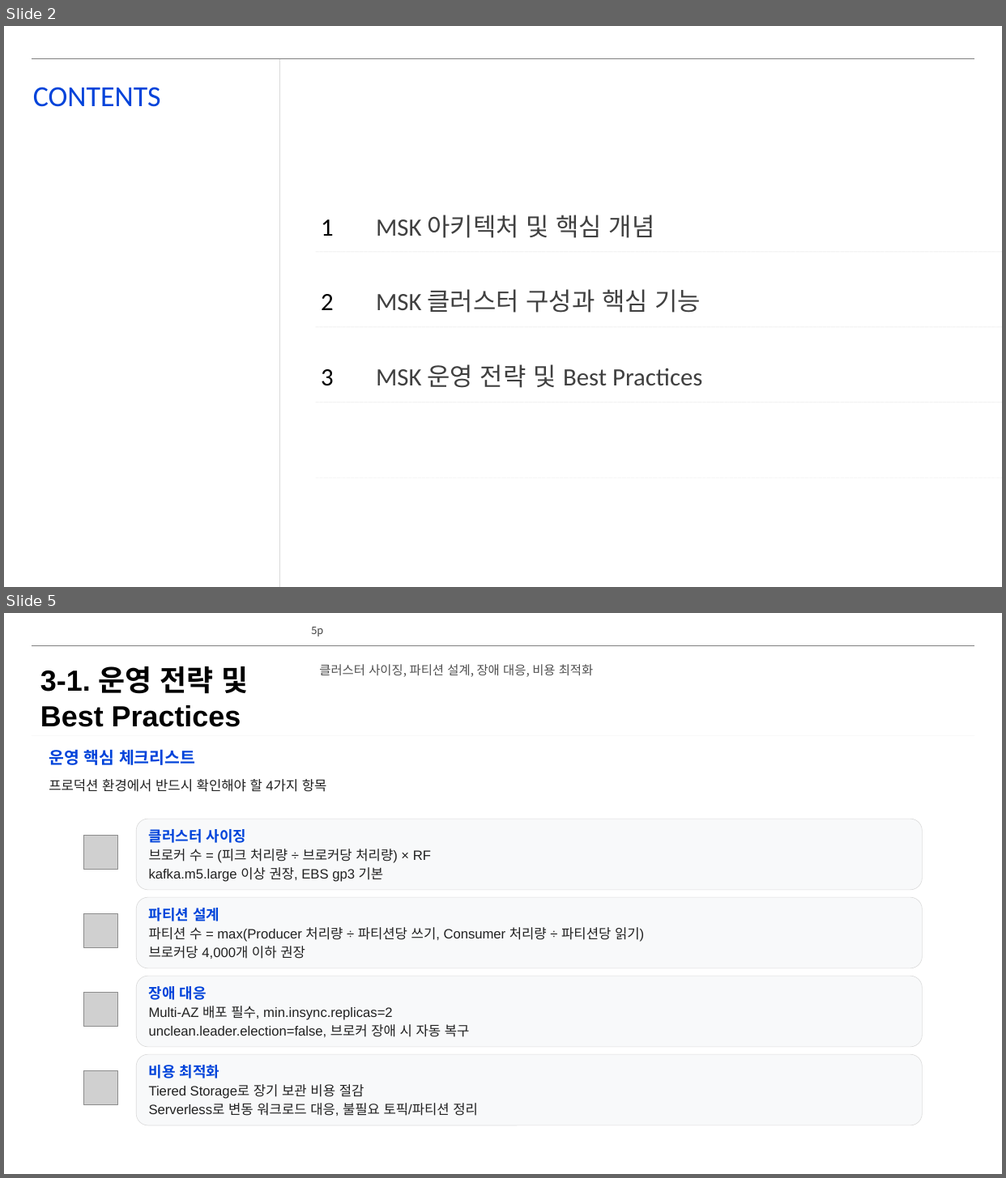
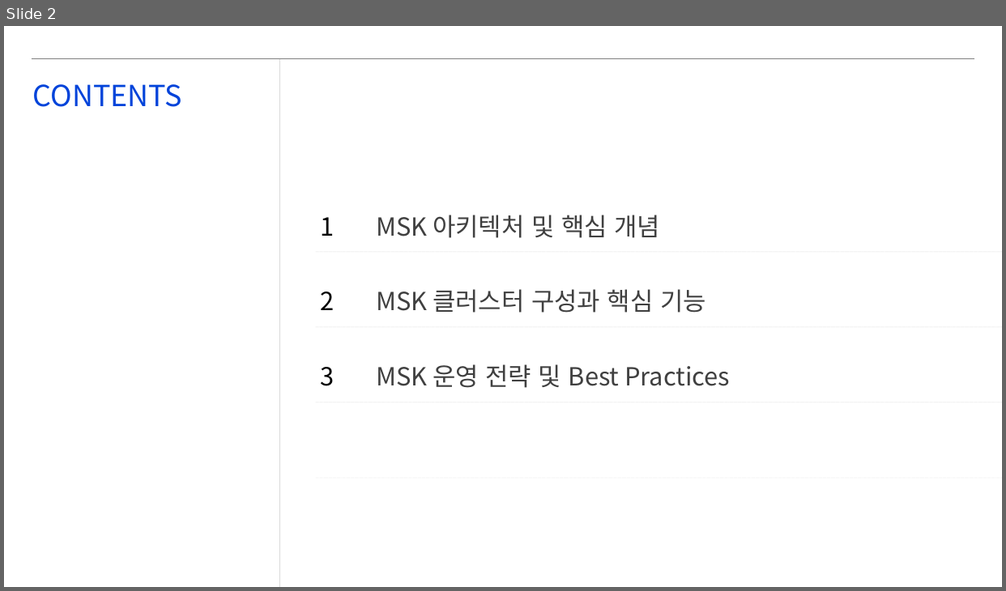
Before and after one commit to lhs6395-hslee/project-steer, a slide deck: results/pptx/AWS_MSK_Expert_Intro.pptx. Shown one above the other, each under a label of ours: slides 2 and 5 before the commit, slide 2 after it; the slides between them are not shown. The pictures are 1006x1178 and 1006x591 pixels, drawn with LibreOffice and Linux fonts; fonts in the diff are those of the drawing; grey boxes stand for pictures; background and template pictures are left out. Boxes give left, top, right and bottom in pixels: in the first picture for what was removed or moved away, otherwise in the second. Text is boxed around its words. In the diff, an @@ line names an element or a change of style, - is before the commit and + after.

```diff
--- a/results/pptx/AWS_MSK_Expert_Intro.pptx
+++ b/results/pptx/AWS_MSK_Expert_Intro.pptx
@@ slide 5 removed at <box>4,613,1002,1174</box>, background #FFFFFF; not listed: 1 template element that a slide beside it also shows @@
@@ page number removed at <box>311,627,323,636</box> @@
-5p
@@ text removed at <box>40,666,249,727</box> @@
-3-1. 운영 전략 및
-Best Practices
@@ text removed at <box>319,664,593,677</box> @@
-클러스터 사이징, 파티션 설계, 장애 대응, 비용 최적화
@@ line removed from (32, 736) to (975, 736) @@
@@ text removed at <box>49,749,195,765</box> @@
-운영 핵심 체크리스트
@@ text removed at <box>49,779,327,792</box> @@
-프로덕션 환경에서 반드시 확인해야 할 4가지 항목
@@ rounded rectangle removed at <box>137,819,923,890</box> @@
-클러스터 사이징
-브로커 수 = (피크 처리량 ÷ 브로커당 처리량) × RF
-kafka.m5.large 이상 권장, EBS gp3 기본
@@ picture removed at <box>84,836,117,870</box> @@
@@ rounded rectangle removed at <box>137,897,923,969</box> @@
-파티션 설계
-파티션 수 = max(Producer 처리량 ÷ 파티션당 쓰기, Consumer 처리량 ÷ 파티션당 읽기)
-브로커당 4,000개 이하 권장
@@ picture removed at <box>84,914,117,948</box> @@
@@ rounded rectangle removed at <box>137,976,923,1047</box> @@
-장애 대응
-Multi-AZ 배포 필수, min.insync.replicas=2
-unclean.leader.election=false, 브로커 장애 시 자동 복구
@@ picture removed at <box>84,994,117,1027</box> @@
@@ picture removed at <box>84,1071,117,1105</box> @@
@@ rounded rectangle removed at <box>137,1054,923,1126</box> @@
-비용 최적화
-Tiered Storage로 장기 보관 비용 절감
-Serverless로 변동 워크로드 대응, 불필요 토픽/파티션 정리
@@ slide 2 changed as well @@
@@ font Calibri to Noto Sans CJK KR in 3 elements at <box>33,84,182,107</box>, <box>320,217,334,386</box>, <box>376,215,730,388</box> @@
```
Also in this commit, not shown: 7 other slides changed, 2 other slides removed, 2 other files.
